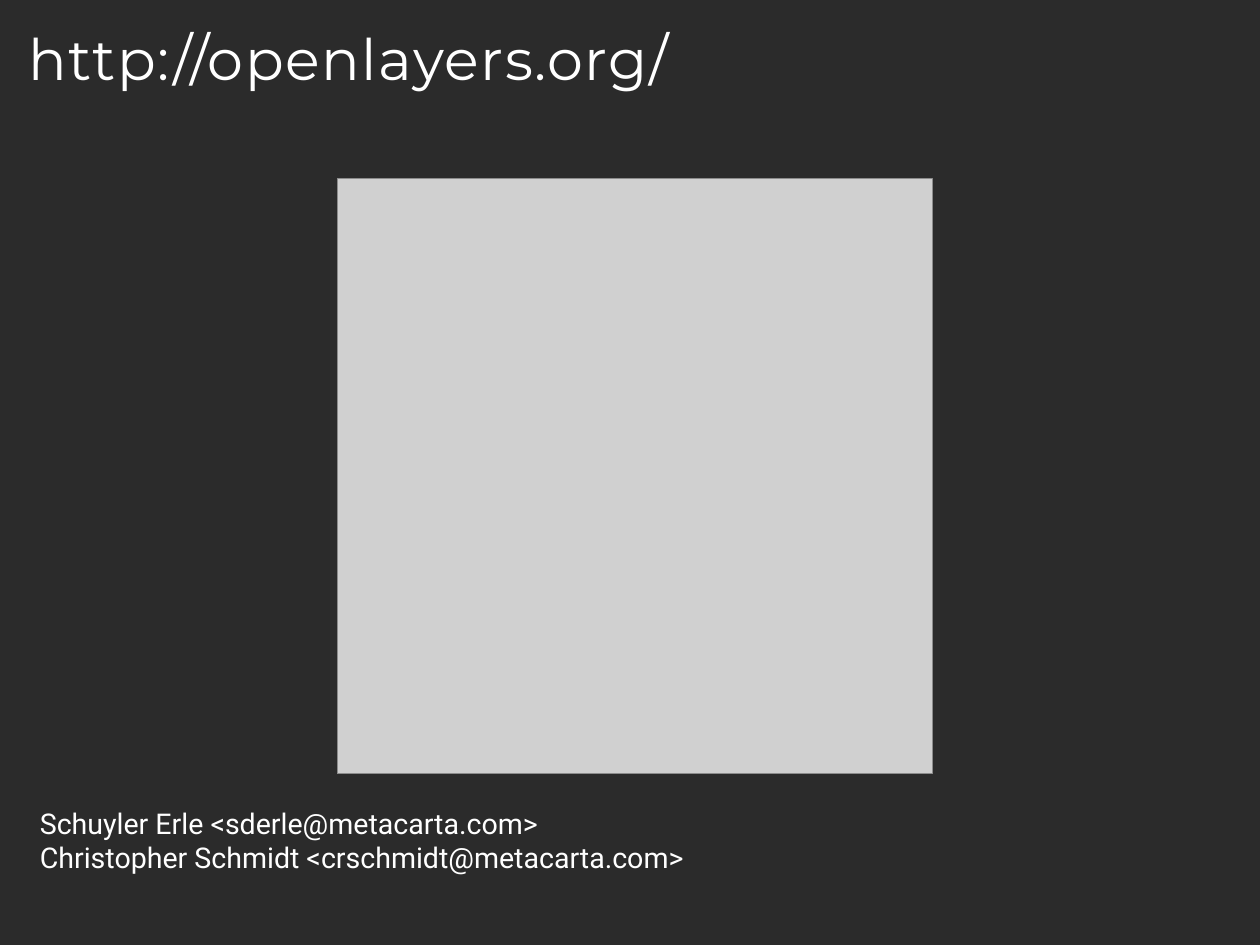
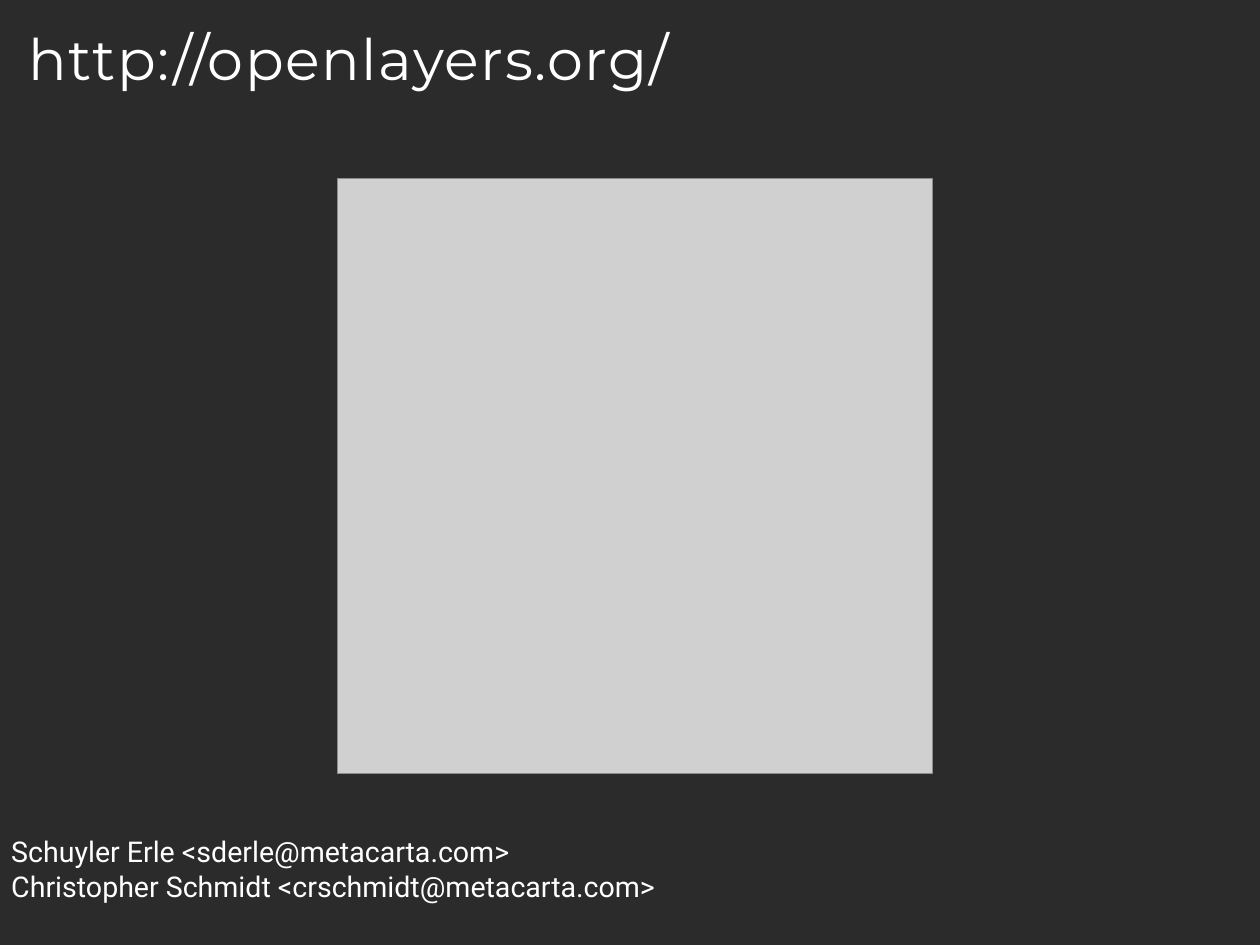
Before and after one commit to schuyler1d/openlayers, a slide deck: slide 64 of website/presentations/foss4g2006/openlayers.odp. Drawn at 1260x945 pixels with LibreOffice and Linux fonts; fonts in the diff are those of the drawing; grey boxes stand for pictures; background and template pictures are left out; a plain dark background stands for a picture behind light text. Boxes give left, top, right and bottom in pixels: in the first picture for what was removed or moved away, otherwise in the second. Text is boxed around its words. In the diff, an @@ line names an element or a change of style, - is before the commit and + after.

```diff
--- a/website/presentations/foss4g2006/openlayers.odp
+++ b/website/presentations/foss4g2006/openlayers.odp
@@ text "Schuyler Erle <sderle@metacarta.com>": place and size @@
-text "Schuyler Erle <sderle@metacarta.com>" at (40, 812, 683, 875)
+text "Schuyler Erle <sderle@metacarta.com>" at (11, 840, 655, 904)
```
Also in this commit, not shown: 13 other slides changed.
